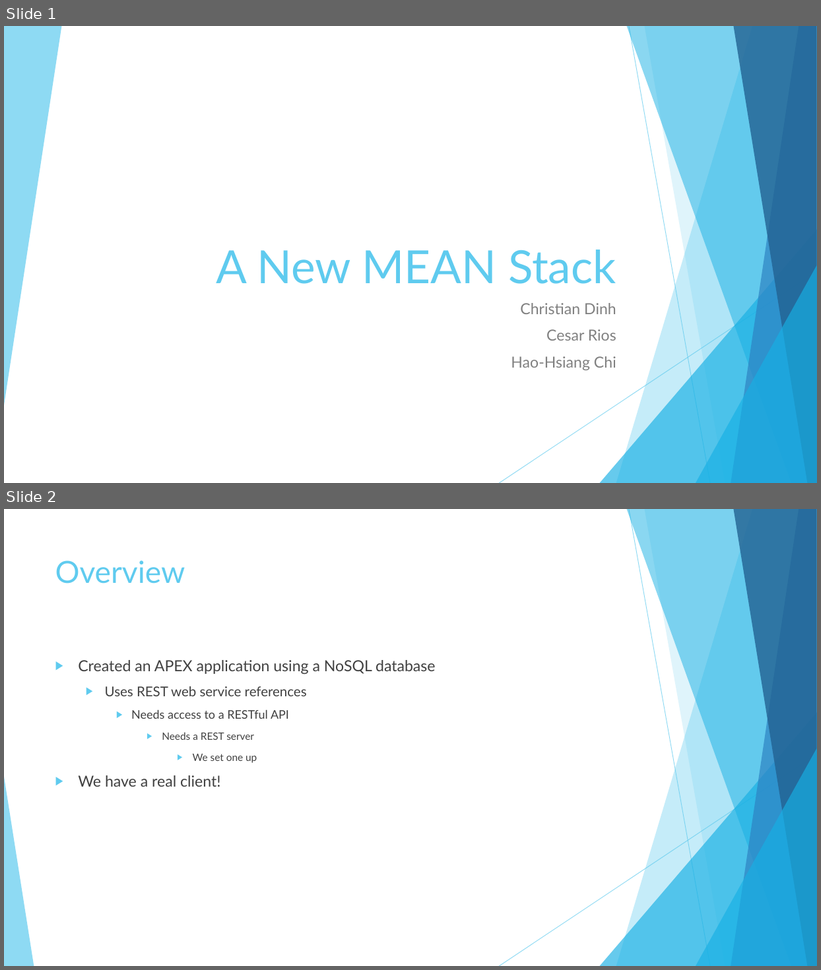
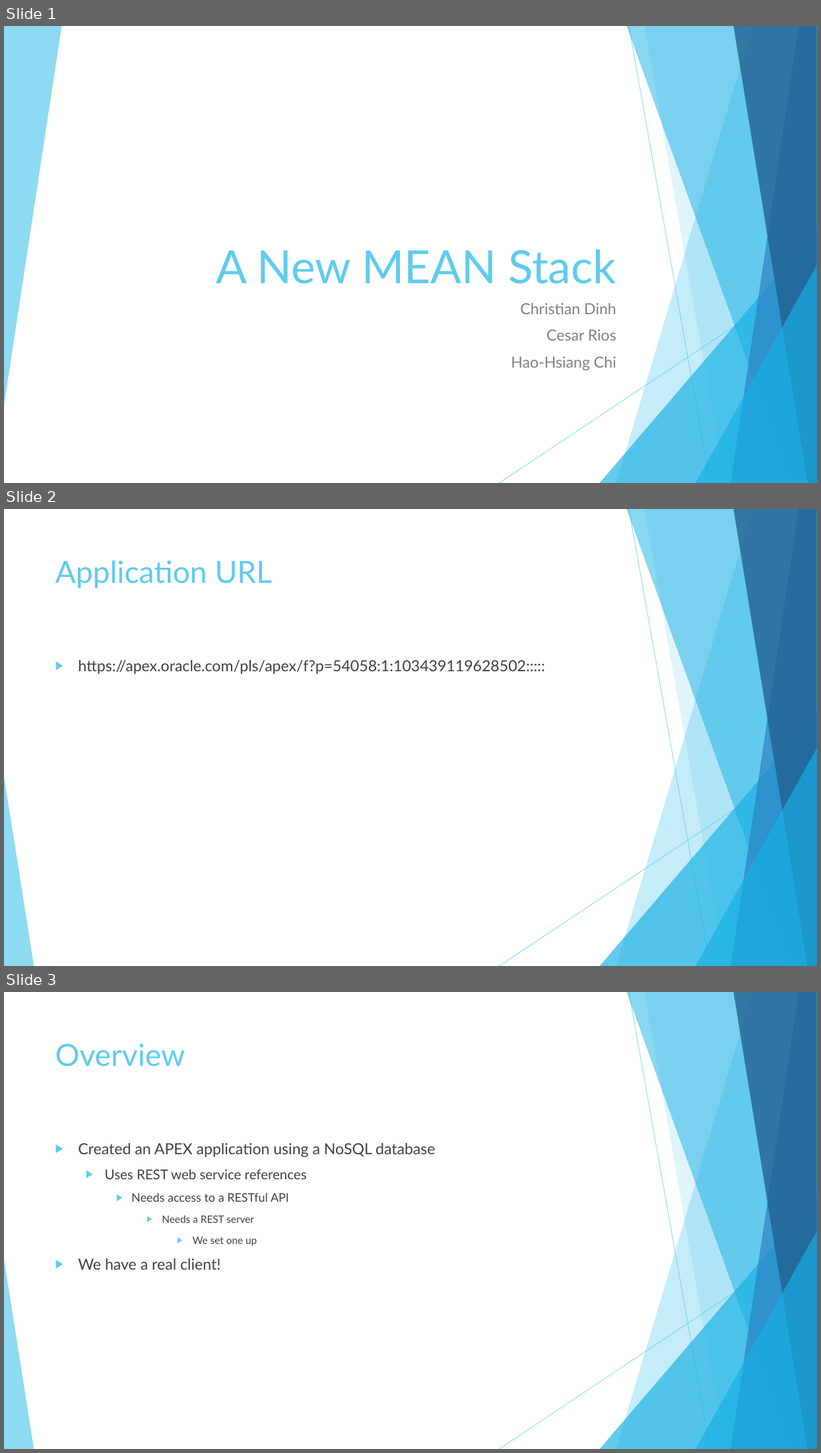
Before and after one commit to bass-dandy/CS347_project, a slide deck: A New MEAN Stack.pptx. Shown one above the other, each under a label of ours: slides 1 and 2 before the commit, slides 1, 2 and 3 after it. The pictures are 821x970 and 821x1453 pixels, drawn with LibreOffice and Linux fonts; fonts in the diff are those of the drawing. Boxes give left, top, right and bottom in pixels: in the first picture for what was removed or moved away, otherwise in the second. Text is boxed around its words. In the diff, an @@ line names an element or a change of style, - is before the commit and + after.

Commit message:
Update presentation, readme, and Apex export to include application URL and the most updated version of the app

```diff
--- a/A New MEAN Stack.pptx
+++ b/A New MEAN Stack.pptx
@@ slide 2 added at (4, 509, 817, 966), background #FFFFFF; not listed: 10 template elements that a slide beside it also shows @@
@@ title added at (55, 560, 273, 588), 36 pt, text #5FCBEF @@
+Application URL
@@ text added at (78, 660, 545, 674), 18 pt, text #7B7B7B @@
+▶ https://apex.oracle.com/pls/apex/f?p=54058:1:103439119628502:::::
@@ what was slide 2 is now slide 3 @@
```
Also in this commit, not shown: 2 other files.
